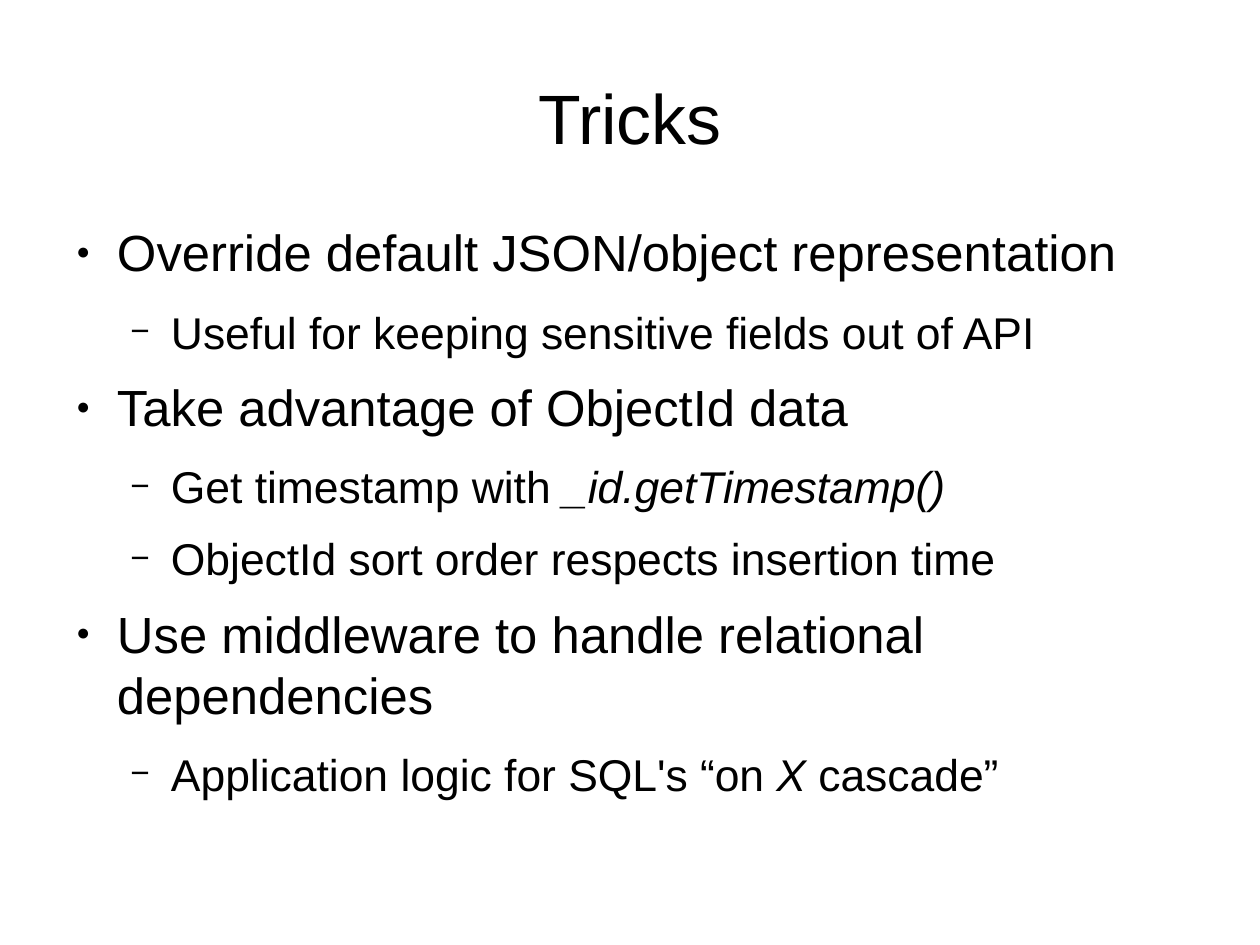
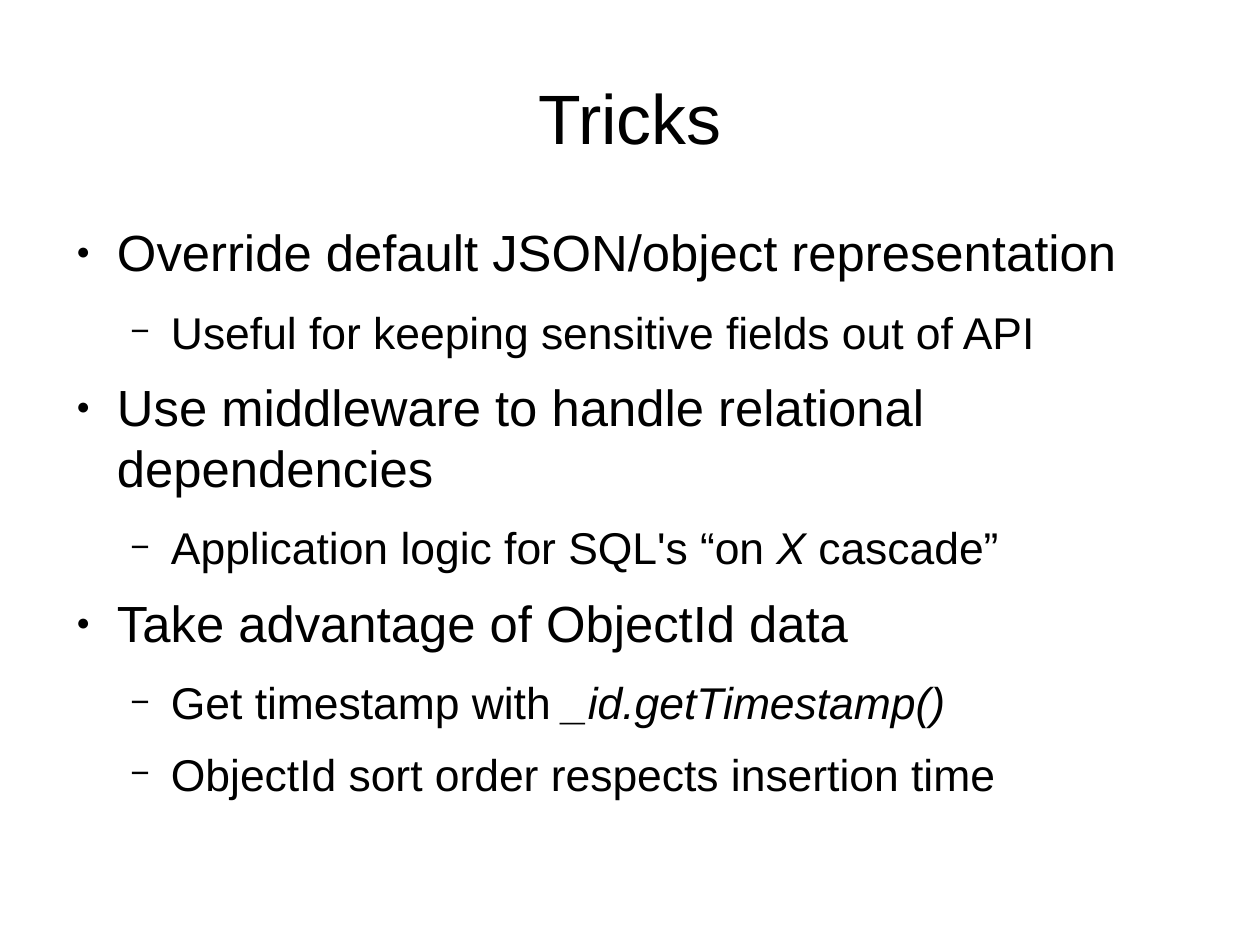
Before and after one commit to dmkelly/mongoose-tips, a slide deck: slide 4 of doc/presentation.odp. Drawn at 1260x945 pixels with LibreOffice and Linux fonts; fonts in the diff are those of the drawing. Boxes give left, top, right and bottom in pixels: in the first picture for what was removed or moved away, otherwise in the second. Text is boxed around its words. In the diff, an @@ line names an element or a change of style, - is before the commit and + after.

```diff
--- a/doc/presentation.odp
+++ b/doc/presentation.odp
@@ text at (117,389,998,574): paragraphs added @@
+● Use middleware to handle relational dependencies
+  − Application logic for SQL's “on X cascade”
@@ text at (117,616,998,800): paragraphs removed @@
-● Use middleware to handle relational dependencies
-  − Application logic for SQL's “on X cascade”
```
Also in this commit, not shown: 2 other slides changed.
